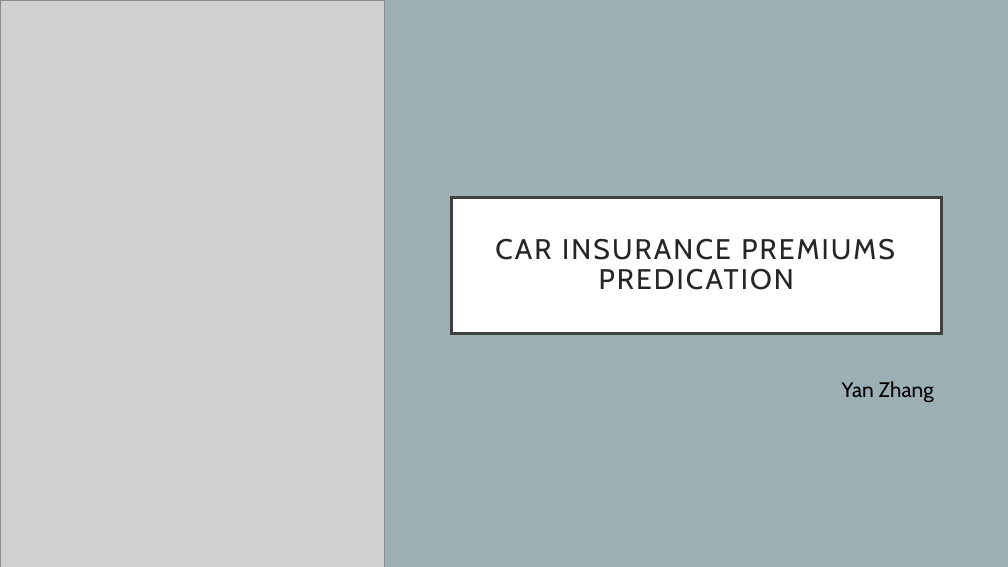
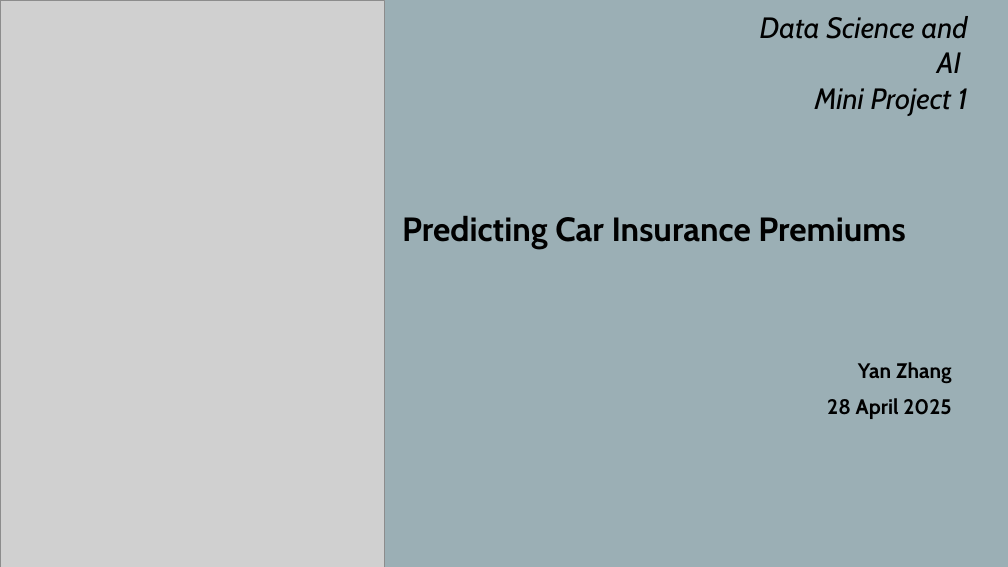
Before and after one commit to Yan1702/IOD17Feb, a slide deck: slide 1 of MiniProject1/MiniProject1_Presentation.pptx. Drawn at 1008x567 pixels with LibreOffice and Linux fonts; fonts in the diff are those of the drawing; grey boxes stand for pictures. Boxes give left, top, right and bottom in pixels: in the first picture for what was removed or moved away, otherwise in the second. Text is boxed around its words. In the diff, an @@ line names an element or a change of style, - is before the commit and + after.

```diff
--- a/MiniProject1/MiniProject1_Presentation.pptx
+++ b/MiniProject1/MiniProject1_Presentation.pptx
@@ text added at (760,16,968,116), 28 pt, text #000000, italic @@
+Data Science and AI
+Mini Project 1
@@ text "Predicting Car Insurance Premiums": place and size @@
-text "Predicting Car Insurance Premiums" at (451,197,941,333)
+text "Predicting Car Insurance Premiums" at (402,216,905,249)
@@ text "Predicting Car Insurance Premiums" at (402,216,905,249): vertical alignment middle to top; fill #FFFFFF to none; outline #404040 3 pt to none @@
@@ text at (402,216,905,249): text changed; size 27 to 32 pt; text colour #262626 to #000000; bold on @@
-CAR INSURANCE PREMIUMS PREDICATION
+Predicting Car Insurance Premiums
@@ subtitle "Yan Zhang": place and size @@
-subtitle "Yan Zhang" at (842,381,934,402)
+subtitle "Yan Zhang" at (827,362,952,419)
@@ subtitle at (858,362,952,383): bold on in "Yan Zhang" @@
@@ subtitle at (827,398,951,419): paragraph added @@
+28 April 2025
```
Also in this commit, not shown: 11 other slides changed.
